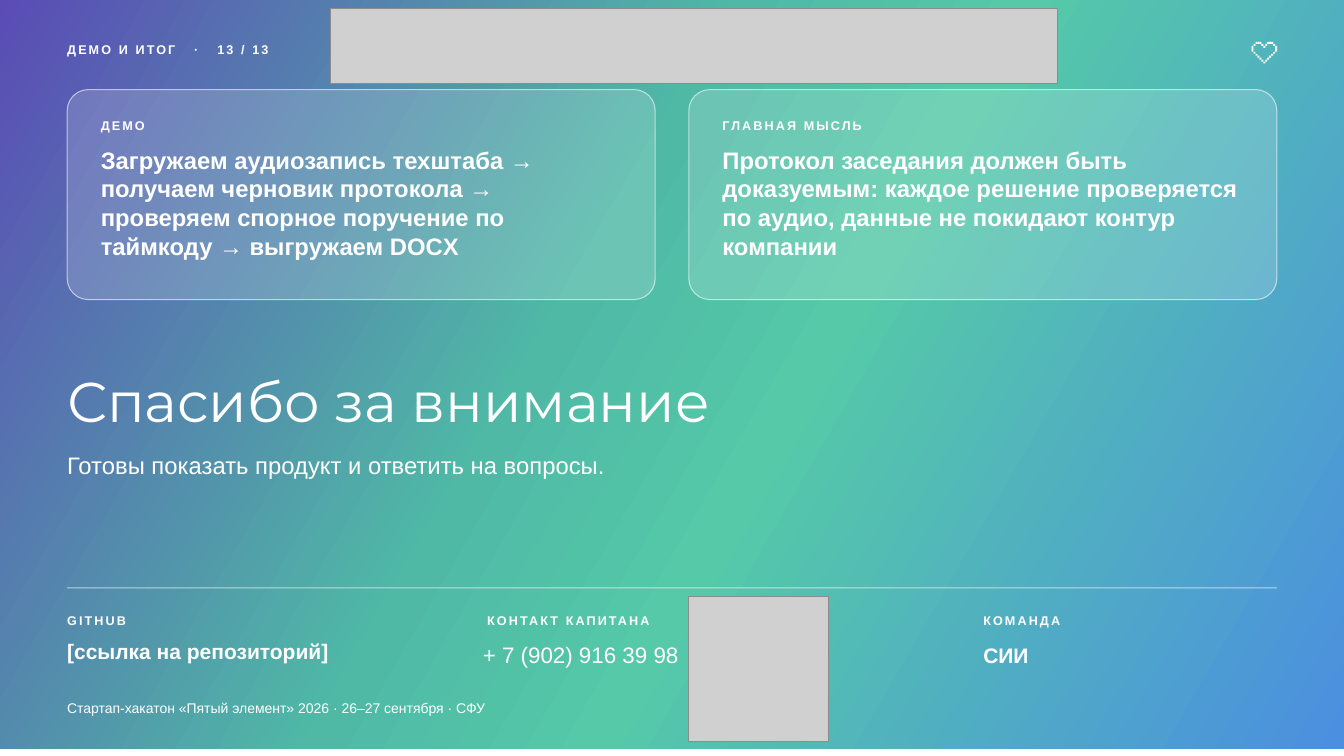
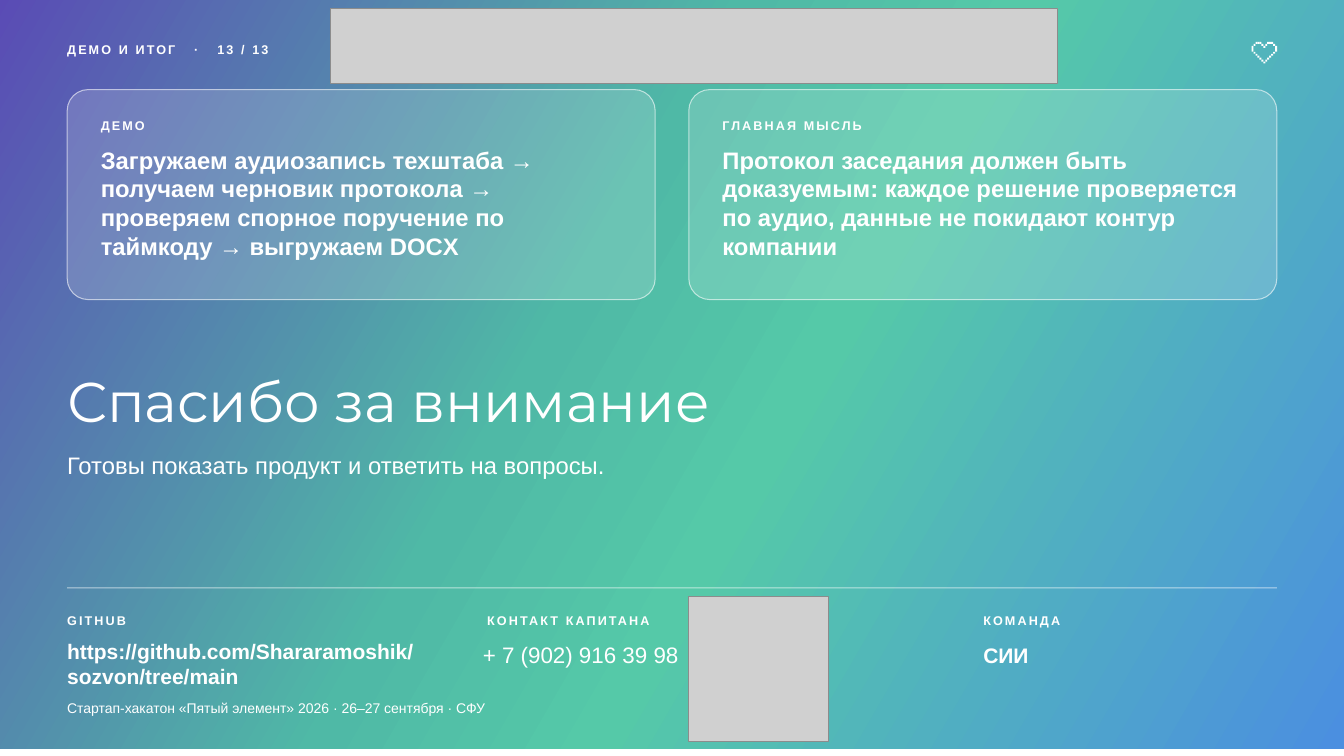
Before and after one commit to Shararamoshik/sozvon, a slide deck: slide 12 of Презентация_Пятый_элемент.pptx. Drawn at 1344x756 pixels with LibreOffice and Linux fonts; fonts in the diff are those of the drawing; grey boxes stand for pictures. Boxes give left, top, right and bottom in pixels: in the first picture for what was removed or moved away, otherwise in the second. Text is boxed around its words. In the diff, an @@ line names an element or a change of style, - is before the commit and + after.

```diff
--- a/Презентация_Пятый_элемент.pptx
+++ b/Презентация_Пятый_элемент.pptx
@@ text at (67,642,413,685): text changed @@
-[ссылка на репозиторий]
+https://github.com/Shararamoshik/sozvon/tree/main
```
Also in this commit, not shown: 2 other slides changed.
